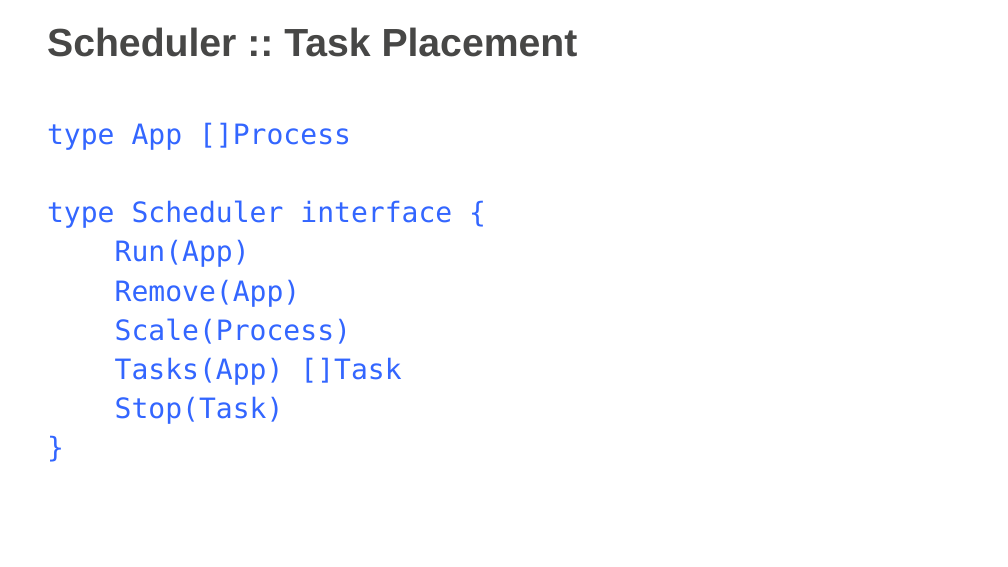
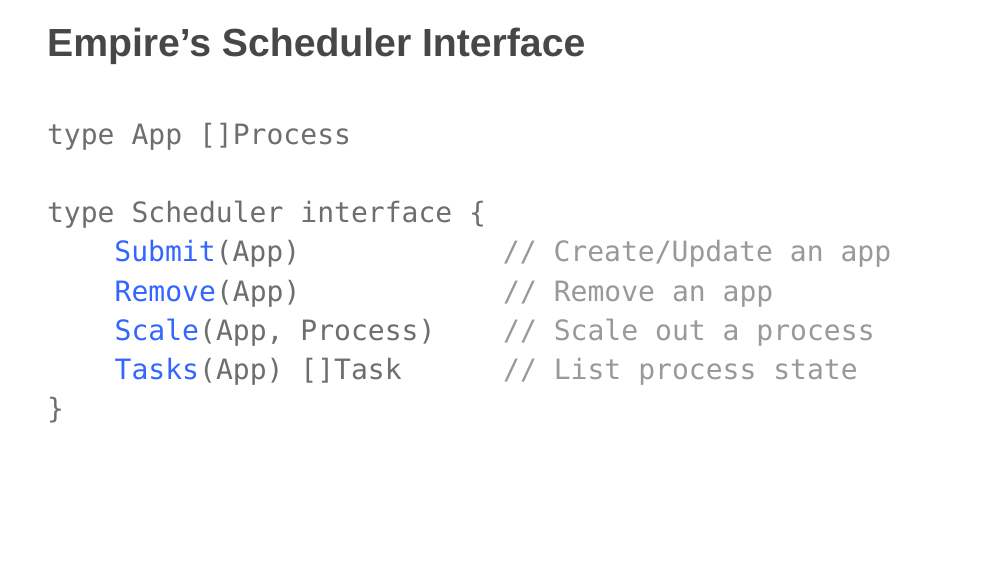
Before and after one commit to remind101/reInvent-2015, a slide deck: slide 17 of slides/slides-loft.pptx (slide 15 before the commit). Drawn at 1008x567 pixels with LibreOffice and Linux fonts; fonts in the diff are those of the drawing; background and template pictures are left out. Boxes give left, top, right and bottom in pixels: in the first picture for what was removed or moved away, otherwise in the second. Text is boxed around its words. In the diff, an @@ line names an element or a change of style, - is before the commit and + after.

```diff
--- a/slides/slides-loft.pptx
+++ b/slides/slides-loft.pptx
@@ title at <box>47,27,585,64</box>: text changed @@
-Scheduler :: Task Placement
+Empire’s Scheduler Interface
@@ text at <box>47,122,452,228</box>: text colour #3366FF to #6D6E6D in "type App []Process", "type Scheduler interface {", "}" @@
@@ text at <box>114,239,892,385</box>: text changed; text colour #3366FF to #999A98 @@
-Run(App)
-Remove(App)
-Scale(Process)
-Tasks(App) []Task
-Stop(Task)
+Submit(App) // Create/Update an app
+Remove(App) // Remove an app
+Scale(App, Process) // Scale out a process
+Tasks(App) []Task // List process state
```
Also in this commit, not shown: 18 other slides changed, 1 other file.
